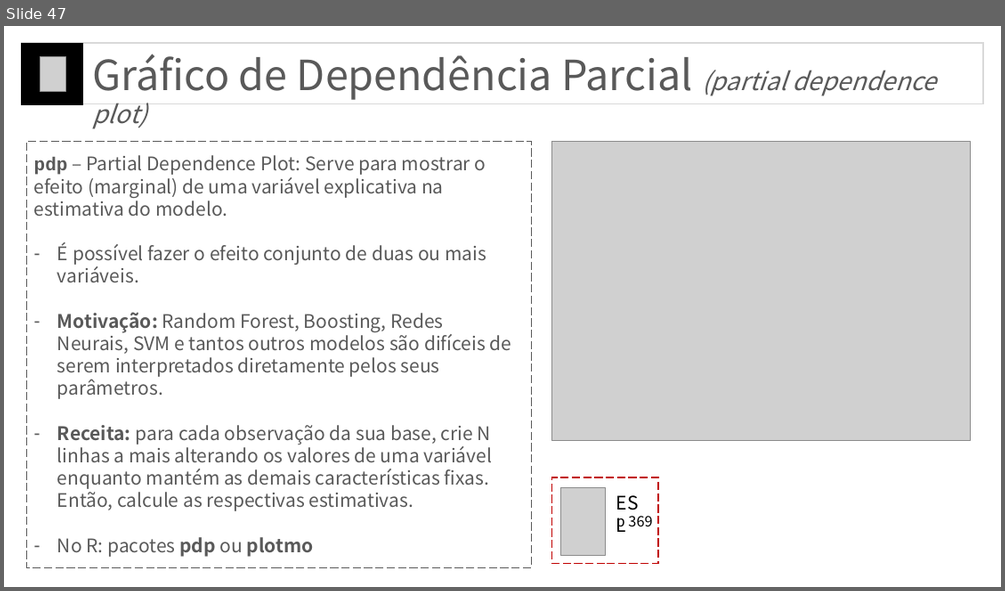
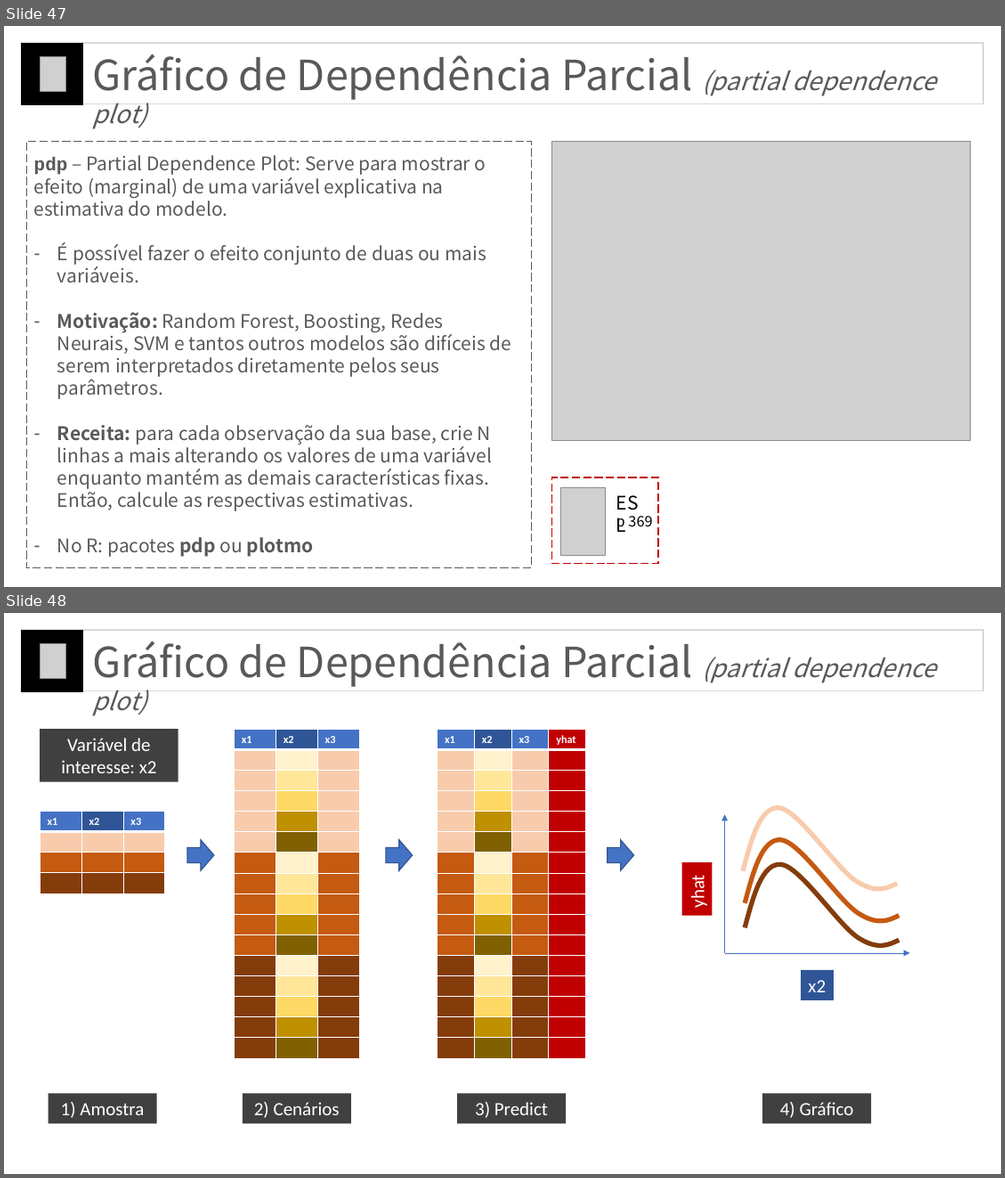
Before and after one commit to curso-r/201812-curso-kantar, a slide deck: 12-modelos-de-arvore/arvore_curso_r_kantar.pptx. Shown one above the other, each under a label of ours: slide 47 before the commit, slides 47 and 48 after it. The pictures are 1005x591 and 1005x1178 pixels, drawn with LibreOffice and Linux fonts; fonts in the diff are those of the drawing; grey boxes stand for pictures. Boxes give left, top, right and bottom in pixels: in the first picture for what was removed or moved away, otherwise in the second. Text is boxed around its words. In the diff, an @@ line names an element or a change of style, - is before the commit and + after.

```diff
--- a/12-modelos-de-arvore/arvore_curso_r_kantar.pptx
+++ b/12-modelos-de-arvore/arvore_curso_r_kantar.pptx
@@ slide 48 added at [4,613,1001,1174], background #FFFFFF @@
@@ rectangle added at [22,630,984,691], outline #D9D9D9 1 pt @@
@@ rectangle added at [22,630,83,691], fill #000000, outline #000000 1 pt @@
@@ picture added at [40,643,65,679] @@
@@ text added at [92,641,936,716], 40 pt, text #595959 @@
+Gráfico de Dependência Parcial (partial dependence plot)
@@ rectangle added at [40,729,178,782], fill #404040, 18 pt, text #FFFFFF @@
+Variável de interesse: x2
@@ table added at [235,729,360,1058], 16 rows, 3 columns @@
+x1 | x2 | x3
+ |  | 
+ |  | 
+ |  | 
+ |  | 
+ |  | 
+ |  | 
+ |  | 
+ |  | 
+ |  | 
+ |  | 
+ |  | 
+ |  | 
+ |  | 
+ |  | 
+ |  | 
@@ table added at [437,729,587,1058], 16 rows, 4 columns @@
+x1 | x2 | x3 | yhat
+ |  |  | 
+ |  |  | 
+ |  |  | 
+ |  |  | 
+ |  |  | 
+ |  |  | 
+ |  |  | 
+ |  |  | 
+ |  |  | 
+ |  |  | 
+ |  |  | 
+ |  |  | 
+ |  |  | 
+ |  |  | 
+ |  |  | 
@@ table added at [40,811,165,893], 4 rows, 3 columns @@
+x1 | x2 | x3
+ |  | 
+ |  | 
+ |  | 
@@ arrow added from (725, 953) to (725, 814), #4472C4 0.5 pt @@
@@ freeform shape added at [743,807,897,889], outline #F8CBAD 4.5 pt @@
@@ right arrow added at [187,840,214,870], fill #4472C4, outline #325491 1 pt @@
@@ right arrow added at [386,840,413,870], fill #4472C4, outline #325491 1 pt @@
@@ right arrow added at [607,840,634,870], fill #4472C4, outline #325491 1 pt @@
@@ freeform shape added at [745,840,899,921], outline #C55A11 4.5 pt @@
@@ rectangle added at [682,862,712,916], fill #C00000, 18 pt, text #FFFFFF @@
+yhat
@@ freeform shape added at [745,864,899,946], outline #843C0B 4.5 pt @@
@@ arrow added from (725, 953) to (909, 953), #4472C4 0.5 pt @@
@@ rectangle added at [801,970,834,999], fill #2F5597, 18 pt, text #FFFFFF @@
+x2
@@ rectangle added at [48,1093,156,1123], fill #404040, 18 pt, text #FFFFFF @@
+1) Amostra
@@ rectangle added at [243,1093,351,1123], fill #404040, 18 pt, text #FFFFFF @@
+2) Cenários
@@ rectangle added at [457,1093,566,1123], fill #404040, 18 pt, text #FFFFFF @@
+3) Predict
@@ rectangle added at [763,1093,872,1123], fill #404040, 18 pt, text #FFFFFF @@
+4) Gráfico
```
Also in this commit, not shown: 1 other slide added, 5 other files.
